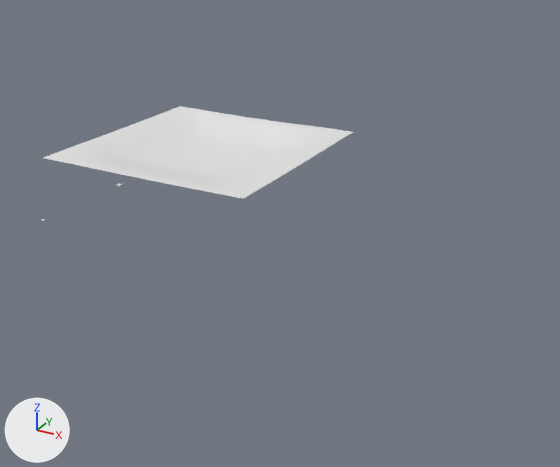
An edit to the Blender file Assets/Models/Shapes.blend, drawn before and after from the same camera.
Camera for both pictures: a 50 mm camera at (191.0, -178.0, 103.0) aimed at (68.0, 45.0, -8.0). Lighting does not change. The marker at lower left points along +X, +Y and +Z.

The first picture shows 'BigPlane'.
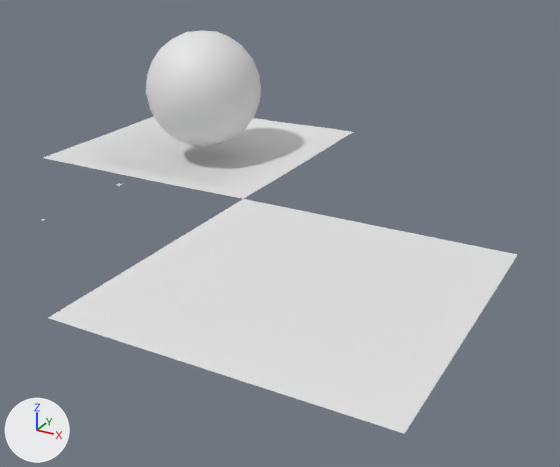
Pixel boxes [x1, y1, x2, y2] of what changed, in the pictures (560 x 467 px):
```json
{"object": "BigPlane", "change": "reshaped, moved", "before": [43, 106, 353, 199], "after": [48, 199, 517, 434], "on screen": "51% wider, 151% taller"}
{"object": "BigPlane.001", "change": "added", "after": [43, 116, 353, 199]}
{"object": "Icosphere", "change": "added", "after": [146, 30, 261, 147]}
```

The change, as JSON lines over the scene's bpy script:
```json
{"op": "add", "block": "me_plane_003", "code": ["me_plane_003 = bpy.data.meshes.new('Plane.003')", "me_plane_003.from_pydata(...)  # 729 vertices, 676 faces; spans x -50.0..50.0, y -50.0..50.0, z 0.0"]}
{"op": "add", "block": "me_icosphere_001", "code": ["me_icosphere_001 = bpy.data.meshes.new('Icosphere.001')", "me_icosphere_001.from_pydata(...)  # an icosphere of 320 faces spanning x -25.0..25.0, y -25.0..25.0, z -25.0..25.0", "me_icosphere_001.polygons.foreach_set('use_smooth', [True] * 320)"]}
{"op": "set", "path": "ob_bigplane", "old": "bpy.data.objects.new('BigPlane', me_plane_001)", "new": "bpy.data.objects.new('BigPlane', me_plane_003)"}
{"op": "set", "path": "ob_bigplane.location", "old": "(0.0, 100.0, -6.0)", "new": "(100.0, 0.0, 0.0)"}
{"op": "add", "block": "ob_icosphere", "code": ["ob_icosphere = bpy.data.objects.new('Icosphere', me_icosphere_001)", "ob_icosphere.location = (0.0, 100.0, 25.0)"]}
{"op": "add", "block": "ob_bigplane_001", "code": ["ob_bigplane_001 = bpy.data.objects.new('BigPlane.001', me_plane_001)", "ob_bigplane_001.location = (0.0, 100.0, -6.0)"]}
```
